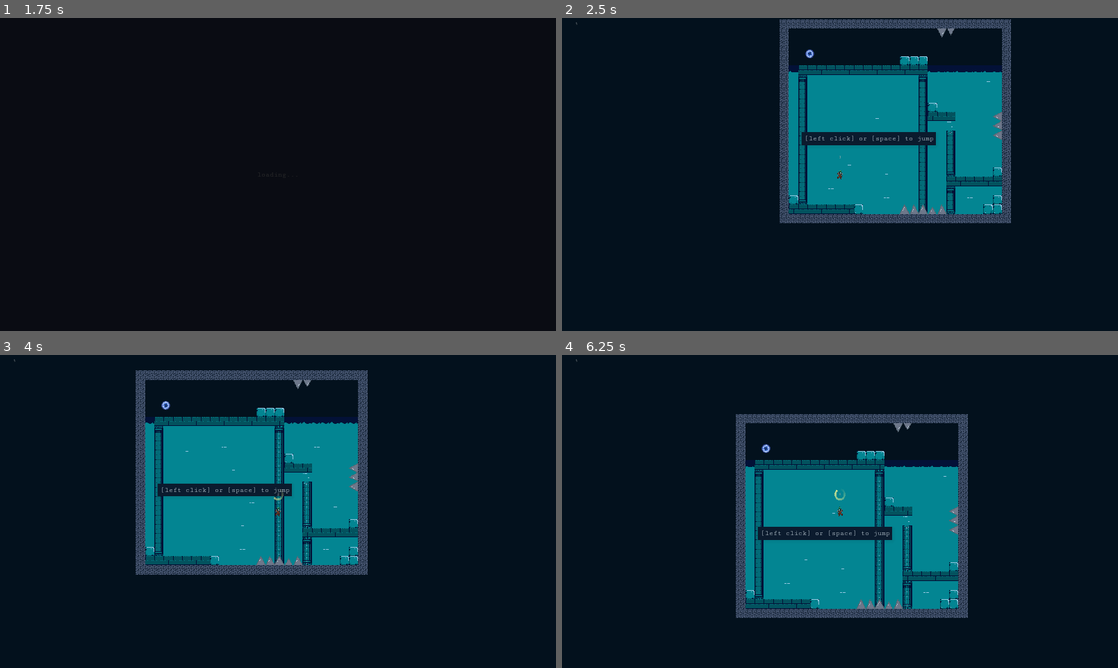
Above: before the commit, frames 1-4 (two rows, left to right).
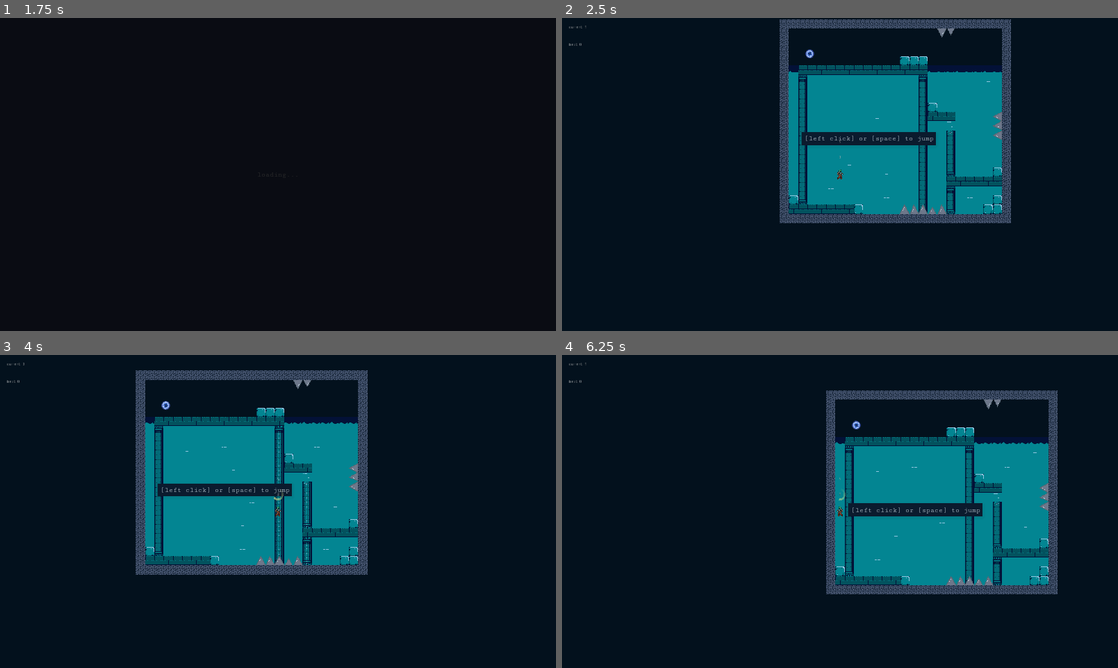
Above: after the commit, the same moments.

Repository: Zafuzi/DiverDash
Game: Godot game, scene res://scenes/main_menu.tscn
Two runs of this game, one before a commit and one after it. Both use one fixed random seed, a clock stepped at 60 frames per second and the inputs below.
Inputs (mouse positions are in pixels of both pictures, inside the frame that each line leads up to):
- Up to frame 1 (1.75 s): click "reset" at 0.5 s; click "play" at 1.25 s
- Up to frame 2 (2.5 s): tap Enter at 2 s; move the mouse to (962, 158) at 2.02 s; press the mouse at (962, 158) at 2.03 s; hold Right (ui_right) from 2.03 s (still down); tap Space (jump) at 2.27 s
- Up to frame 3 (4 s): move the mouse to (166, 527) at 2.77 s; release Right (ui_right) at 2.78 s; release the mouse at (166, 527) at 2.78 s; hold Down (ui_down) 2.78-3.53 s; tap Shift (run) at 2.85 s; tap Space (jump) at 3.02 s; click (166, 527) at 3.05 s; move the mouse to (333, 442) at 3.52 s; press the mouse at (333, 442) at 3.53 s; hold Right (ui_right) from 3.53 s (still down)
- Up to frame 4 (6.25 s): move the mouse to (812, 574) at 4.27 s; release Right (ui_right) at 4.28 s; release the mouse at (812, 574) at 4.28 s; hold Up (ui_up) 4.28-5.03 s; click (812, 574) at 4.35 s; tap Space (jump) at 4.52, 5.27, 6.02 s; move the mouse to (1006, 558) at 5.02 s; hold Shift (run) 5.03-5.78 s; hold Left (ui_left) from 5.03 s (still down); click (1006, 558) at 5.3 s; tap R (reload) at 5.65 s; move the mouse to (673, 464) at 5.77 s; click (673, 464) at 5.85 s

Frame 1 is identical in both runs. In frame 2, less than 0.1% of the frame differs, in the area x 1-51%, y 1-52%; in frame 3, less than 0.1%; in frame 4, 28%, in the area x 1-90%, y 1-84%.

Commit message:
* added level timers * cleaned up a couple of levels * added better LEAN * added level reload using R or Y button

Diff:
--- a/nodes/Player2D.gd
+++ b/nodes/Player2D.gd
@@ -7,7 +7,9 @@
 const MAX_SPEED = 20
 const JUMP_SPEED = -20
 const GRAVITY = 10
-const LEAN = 2
+const LEAN = 30
+
+var leanMod = 0
 
 export var health = 5
 
@@ -19,6 +21,8 @@
 onready var hopsLabel		= $camera/hud/hopsLeft/label
 onready var healthLabel		= $camera/hud/health/label
 onready var progress		= $camera/hud/hopsLeft/progress
+onready var levelBest		= $camera/hud/levelBest/label
+onready var levelCurrent	= $camera/hud/levelCurrent/label
 
 signal take_damage(direction)
 signal _die
@@ -41,7 +45,8 @@
 		G.FACING_RIGHT:
 			deg *= -1
 
-	$sprite.rotation =  lerp(sprite.rotation, deg2rad(deg), 0.09)
+	deg *= leanMod
+	$sprite.rotation =  lerp(sprite.rotation, deg2rad(deg), 0.02)
 
 var last_pos = Vector2.ZERO
 
@@ -86,18 +91,23 @@
 			sprite.play("moving_right")
 
 
-
-	if Input.is_action_pressed("shoot"):
-		if not Input.is_blocking_signals():
-			#$Pistol.shoot()
-			pass
-
 	if Input.is_action_just_pressed("reload"):
-		#$Pistol.reload()
-		pass
+		loader.reload_scene()
 
 	hopsLabel.text = "" + str(hopsLeft)
 	healthLabel.text = "" + str(health)
+
+
+	if G.level_timer == 0:
+		G.startLevelTimer()
+
+	var levelCurrentTime = (G.current_unix_time - G.level_timer)
+	levelCurrent.text = "current: " + str(levelCurrentTime)
+
+
+	var levelBestTime = 0
+	levelBestTime = G.game_data.timers[G.game_data.current_level]
+	levelBest.text = "best: " + str(levelBestTime)
 
 	if hopsLeft < 3:
 		progress.visible = true
@@ -120,6 +130,14 @@
 
 	var dirLeft = Input.get_action_strength("joy_horizontal_left")
 	var dirRight = Input.get_action_strength("joy_horizontal_right")
+
+	if abs(dirLeft) > 0:
+		leanMod = dirLeft
+		state = G.MOVING_LEFT
+
+	if abs(dirRight) > 0:
+		leanMod = dirRight
+		state = G.MOVING_RIGHT
 
 	velocity.x += dirRight - dirLeft
 
--- a/nodes/Player2D.tscn
+++ b/nodes/Player2D.tscn
@@ -77,12 +77,12 @@
 }, {
 "frames": [ ExtResource( 2 ) ],
 "loop": true,
-"name": "moving_left",
+"name": "moving_right",
 "speed": 5.0
 }, {
 "frames": [ ExtResource( 2 ) ],
 "loop": true,
-"name": "moving_right",
+"name": "moving_left",
 "speed": 5.0
 } ]
 
@@ -109,8 +109,14 @@
 }
 
 [node name="health" type="MarginContainer" parent="camera/hud"]
-margin_right = 100.0
-margin_bottom = 43.0
+anchor_left = 0.5
+anchor_top = 0.5
+anchor_right = 0.5
+anchor_bottom = 0.5
+margin_left = -50.0
+margin_top = -132.0
+margin_right = 50.0
+margin_bottom = -89.0
 __meta__ = {
 "_edit_use_anchors_": true
 }
@@ -159,6 +165,37 @@
 "_edit_use_anchors_": false
 }
 
+[node name="levelCurrent" type="MarginContainer" parent="camera/hud"]
+margin_left = 24.0
+margin_top = 24.0
+margin_right = 64.0
+margin_bottom = 40.0
+__meta__ = {
+"_edit_use_anchors_": false
+}
+
+[node name="label" type="Label" parent="camera/hud/levelCurrent"]
+margin_top = 1.0
+margin_right = 40.0
+margin_bottom = 15.0
+valign = 1
+
+[node name="levelBest" type="MarginContainer" parent="camera/hud"]
+margin_left = 24.0
+margin_top = 64.0
+margin_right = 64.0
+margin_bottom = 122.0
+__meta__ = {
+"_edit_use_anchors_": false
+}
+
+[node name="label" type="Label" parent="camera/hud/levelBest"]
+margin_top = 22.0
+margin_right = 40.0
+margin_bottom = 36.0
+align = 2
+valign = 1
+
 [node name="sprite" type="AnimatedSprite" parent="."]
 frames = SubResource( 2 )
 animation = "moving_left"
--- a/project.godot
+++ b/project.godot
@@ -100,8 +100,8 @@
 escape={
 "deadzone": 0.5,
 "events": [ Object(InputEventKey,"resource_local_to_scene":false,"resource_name":"","device":0,"alt":false,"shift":false,"control":false,"meta":false,"command":false,"pressed":false,"scancode":16777217,"physical_scancode":0,"unicode":0,"echo":false,"script":null)
-, Object(InputEventJoypadButton,"resource_local_to_scene":false,"resource_name":"","device":0,"button_index":11,"pressure":0.0,"pressed":false,"script":null)
-, Object(InputEventJoypadButton,"resource_local_to_scene":false,"resource_name":"","device":0,"button_index":10,"pressure":0.0,"pressed":false,"script":null)
+, Object(InputEventJoypadButton,"resource_local_to_scene":false,"resource_name":"","device":-1,"button_index":11,"pressure":0.0,"pressed":false,"script":null)
+, Object(InputEventJoypadButton,"resource_local_to_scene":false,"resource_name":"","device":-1,"button_index":10,"pressure":0.0,"pressed":false,"script":null)
  ]
 }
 fullscreen={
@@ -113,11 +113,6 @@
 "deadzone": 0.5,
 "events": [ Object(InputEventMouseButton,"resource_local_to_scene":false,"resource_name":"","device":0,"alt":false,"shi …(212 unchanged characters)…
 , Object(InputEventMouseButton,"resource_local_to_scene":false,"resource_name":"","device":0,"alt":false,"shift":false, …(202 unchanged characters)…
- ]
-}
-reload={
-"deadzone": 0.5,
-"events": [ Object(InputEventKey,"resource_local_to_scene":false,"resource_name":"","device":0,"alt":false,"shift":false,"control":false,"meta":false,"command":false,"pressed":false,"scancode":0,"physical_scancode":82,"unicode":0,"echo":false,"script":null)
  ]
 }
 shoot={
@@ -145,6 +140,12 @@
 "events": [ Object(InputEventJoypadMotion,"resource_local_to_scene":false,"resource_name":"","device":0,"axis":1,"axis_value":1.0,"script":null)
  ]
 }
+reload={
+"deadzone": 0.5,
+"events": [ Object(InputEventKey,"resource_local_to_scene":false,"resource_name":"","device":0,"alt":false,"shift":false,"control":false,"meta":false,"command":false,"pressed":false,"scancode":82,"physical_scancode":0,"unicode":0,"echo":false,"script":null)
+, Object(InputEventJoypadButton,"resource_local_to_scene":false,"resource_name":"","device":-1,"button_index":3,"pressure":0.0,"pressed":false,"script":null)
+ ]
+}
 
 [rendering]
 
--- /dev/null
+++ b/scenes/level_002.gd
@@ -0,0 +1,10 @@
+extends Node2D
+
+onready var reloadHint = $reloadHint/label
+
+func _process(delta):
+	match G.inputMethod:
+		G.USING_JOY:
+			reloadHint.text = "Press [Y] to restart the level"
+		G.USING_MOUSEKB:
+			reloadHint.text = "Press [R] to restart the level"
--- a/scenes/level_002.tscn
+++ b/scenes/level_002.tscn
@@ -6,14 +6,32 @@
 [ext_resource path="res://sprites/tilesets/spikeset.tres" type="TileSet" id=4]
 [ext_resource path="res://sprites/tilesets/atlantisFakeNoCollision.tres" type="TileSet" id=5]
 [ext_resource path="res://nodes/portal.tscn" type="PackedScene" id=6]
+[ext_resource path="res://scenes/level_002.gd" type="Script" id=7]
+[ext_resource path="res://main_theme.tres" type="Theme" id=8]
 
 [node name="level_002" type="Node2D"]
+script = ExtResource( 7 )
+
+[node name="reloadHint" type="MarginContainer" parent="."]
+margin_left = 224.0
+margin_top = -88.0
+margin_right = 690.0
+margin_bottom = -45.0
+theme = ExtResource( 8 )
+__meta__ = {
+"_edit_use_anchors_": false
+}
+
+[node name="label" type="Label" parent="reloadHint"]
+margin_right = 466.0
+margin_bottom = 43.0
+text = "Press [R] to restart the level"
 
 [node name="map" type="TileMap" parent="."]
 tile_set = ExtResource( 1 )
 cell_size = Vector2( 32, 32 )
 format = 1
-tile_data = PoolIntArray( -1114124, 0, 1, -1114123, 0, 1, -1 …(14100 unchanged characters)… -131071, 0, 122, -131067, 0, 122, -131056, 0, 181, -131055, 0, 182, -131054, 0, 183, -131050, 0, 31, -131044, 0, 204, -131043, 0, 1 …(23857 unchanged characters)…
+tile_data = PoolIntArray( -1114124, 0, 1, -1114123, 0, 1, -1 …(14100 unchanged characters)… -131071, 0, 122, -131067, 0, 122, -131050, 0, 31, -131044, 0, 204, -131043, 0, 1 …(23857 unchanged characters)…
 
 [node name="spikes" type="TileMap" parent="."]
 tile_set = ExtResource( 4 )
--- a/scenes/level_005.tscn
+++ b/scenes/level_005.tscn
@@ -8,13 +8,13 @@
 [ext_resource path="res://sprites/tilesets/atlantisFakeNoCollision.tres" type="TileSet" id=6]
 [ext_resource path="res://nodes/crusher.tscn" type="PackedScene" id=7]
 
-[node name="level_000" type="Node2D"]
+[node name="level_005" type="Node2D"]
 
 [node name="map" type="TileMap" parent="."]
 tile_set = ExtResource( 2 )
 cell_size = Vector2( 32, 32 )
 format = 1
-tile_data = PoolIntArray( 49, 0, 1, 50, 0, 1, 51, 0, 1, 52,  …(1779 unchanged characters)… 8, 44, 327730, -2147483648, 44, 327731, 536870912, 5, 327732, 536870912, 54, 327733, 0, 55,  …(17517 unchanged characters)…
+tile_data = PoolIntArray( 49, 0, 1, 50, 0, 1, 51, 0, 1, 52,  …(1779 unchanged characters)… 8, 44, 327730, -2147483648, 44, 327731, 0, 44, 327732, 536870912, 54, 327733, 0, 55,  …(17517 unchanged characters)…
 
 [node name="spikes" type="TileMap" parent="."]
 tile_set = ExtResource( 5 )
--- a/scripts/G.gd
+++ b/scripts/G.gd
@@ -4,12 +4,14 @@
 
 var game_data = {
 	"current_level": "level_001",
-	"id": 0
+	"id": 0,
+	"timers": {}
 }
 
 var default_game_data = {
 	"current_level": "level_001",
-	"id": 0
+	"id": 0,
+	"timers": {}
 }
 
 func _ready():
@@ -66,6 +68,8 @@
 	if current_scene is Node2D:
 		mouse_pos = current_scene.get_global_mouse_position()
 
+	current_unix_time = OS.get_unix_time()
+
 
 func load_game():
 	var file = File.new()
@@ -81,9 +85,37 @@
 		save_game()
 
 func save_game():
-	print(OS.get_user_data_dir())
 	print(game_data)
 	var file = File.new()
 	file.open("user://savegame.save", File.WRITE)
 	file.store_line(to_json(game_data))
 	file.close()
+
+
+var current_unix_time = OS.get_unix_time()
+
+var level_timer = 0
+
+func startLevelTimer():
+	if not G.game_data.timers.has(G.game_data.current_level):
+		G.game_data.timers[G.game_data.current_level] = 0
+	level_timer = OS.get_unix_time()
+
+func stopLevelTimer():
+	var time = OS.get_unix_time() - level_timer
+
+	if not G.game_data.timers.has(G.game_data.current_level):
+		G.game_data.timers[G.game_data.current_level] = 0
+
+	var best = G.game_data.timers[G.game_data.current_level]
+
+	print(best, time)
+
+	if best > 0:
+		if time > 0:
+			if time < best:
+				G.game_data.timers[G.game_data.current_level] = time
+	else:
+		G.game_data.timers[G.game_data.current_level] = time
+
+	level_timer = 0
--- a/scripts/loader.gd
+++ b/scripts/loader.gd
@@ -16,10 +16,6 @@
 		push_error("failed to load path: " + path)
 		return
 	set_process(true)
-
-	if "level" in path:
-		G.game_data.current_level = path
-		G.save_game()
 
 	current_scene.queue_free() # Get rid of the old scene.
 
@@ -64,8 +60,18 @@
 
 func set_new_scene(scene_resource):
 	current_scene = scene_resource.instance()
+	var sceneName = current_scene.get_name()
+	if "level" in sceneName:
+		if G.level_timer > 0:
+			G.stopLevelTimer()
+		G.game_data.current_level = sceneName
+		G.startLevelTimer()
+		G.save_game()
+
 	get_node("/root").add_child(current_scene)
 	fade_out()
 
 func reload_scene():
+	G.level_timer = 0
+	print(G.game_data.current_level)
 	goto_scene(G.game_data.current_level)
Not shown: 1 places in scenes/level_002.tscn that only renumber resources
